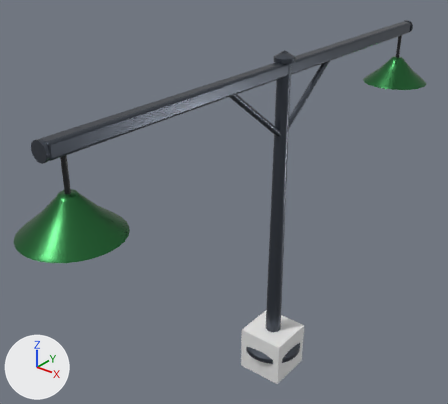
One commit to the FBX model art/export/fbx/LampBasic.fbx: the scene before it, then after it.
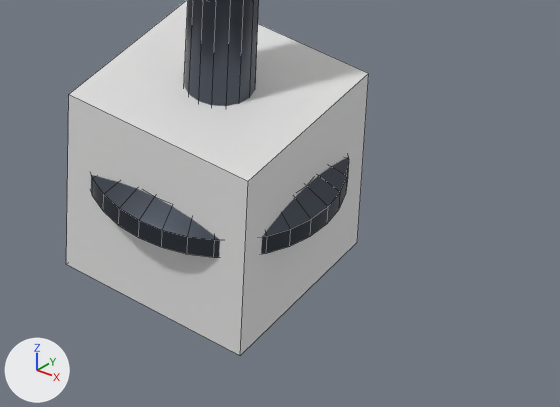
Each version is shown whole from a camera (50 mm lens) standing at (6.17, -9.46, 9.04) and looking at (-0.93, -0.59, 3.54), then close up on the part from 51% to 77% of the width and 77% to 98% of the height. The lights are fixed; the arrows at lower left show +X, +Y and +Z. The older version's two pictures come first. The close-ups show mesh edges as thin lines. Where no turn or scale is listed for an object, it has been applied to the vertices.

Objects in the first close-up: 'Body__MetalDark.006', 'Origin__Pivot.010'.
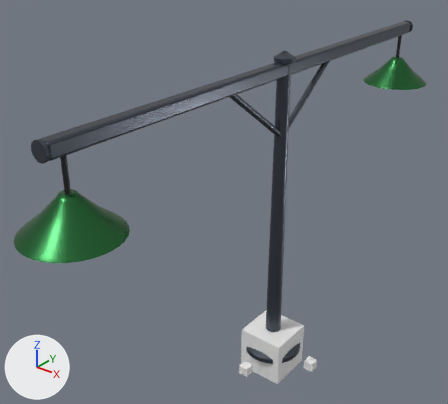
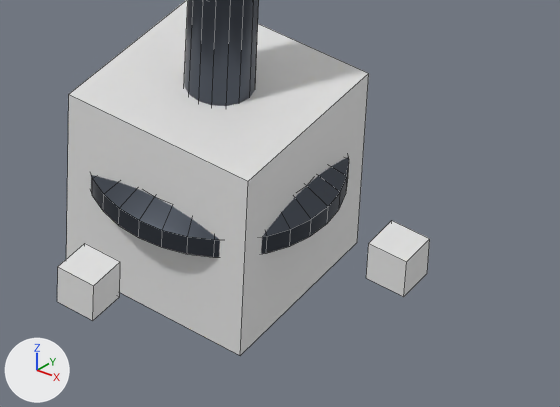
What differs and where, as boxes [x1, y1, x2, y2] in the close-ups (560 x 407 px):
'Origin__AxisZ', added: after [57, 243, 120, 320]
'Origin__AxisX', added: after [366, 221, 430, 297]

The change, as a diff of the scene's bpy script:
```diff
--- a/art/export/fbx/LampBasic.fbx.py
+++ b/art/export/fbx/LampBasic.fbx.py
@@ me_origin__axisx @@
+me_origin__axisx.from_pydata(...)  # a box spanning x -0.1..0.1, y -0.1..0.1, z -0.1..0.1
@@ ob_origin__axisx @@
+ob_origin__axisx = bpy.data.objects.new('Origin__AxisX', me_origin__axisx)
+ob_origin__axisx.location = (1.0, 0.0, 0.0)
@@ ob_origin__axisz @@
+ob_origin__axisz = bpy.data.objects.new('Origin__AxisZ', me_origin__axisx.copy())
+ob_origin__axisz.location = (0.0, -1.0, 0.0)
```
